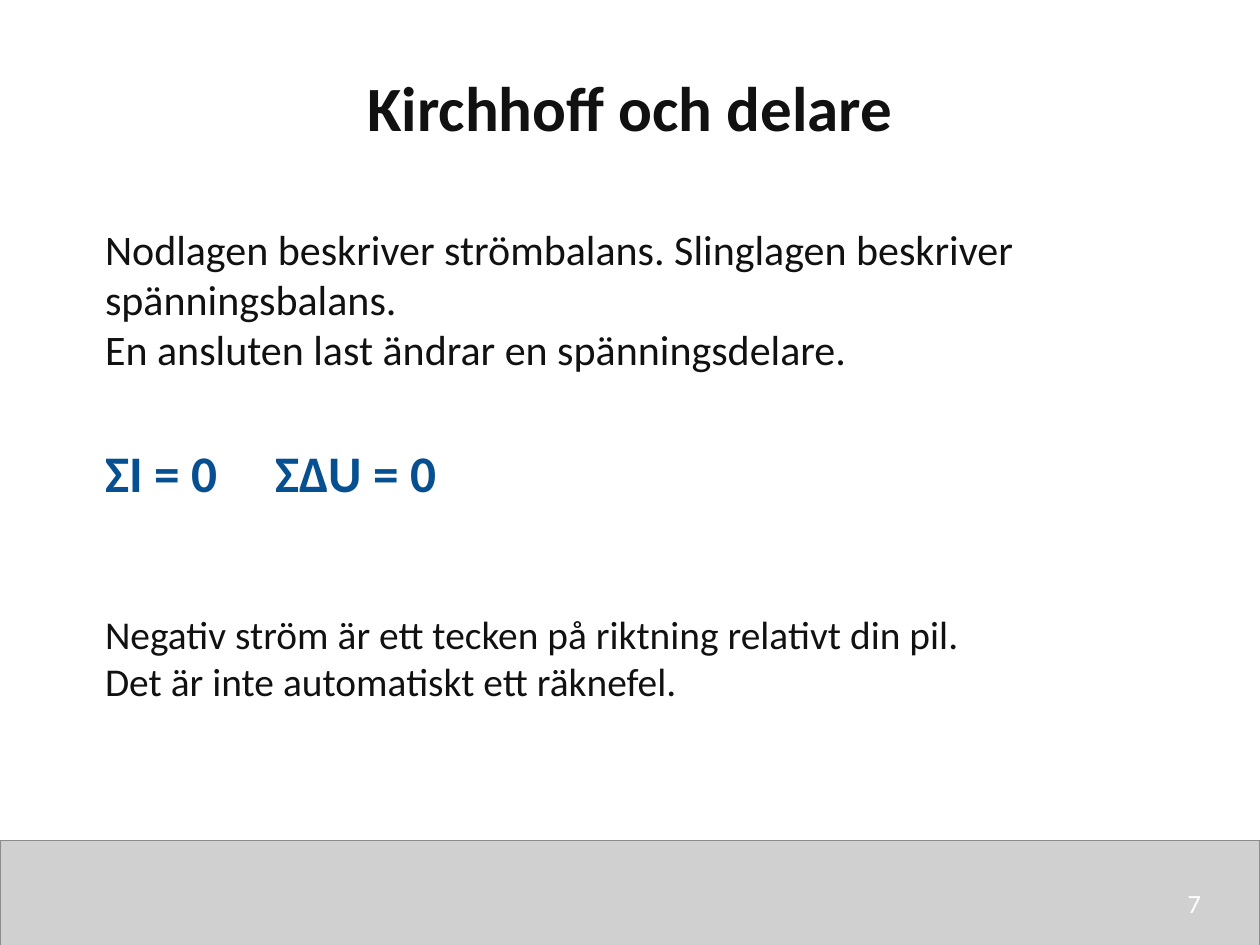
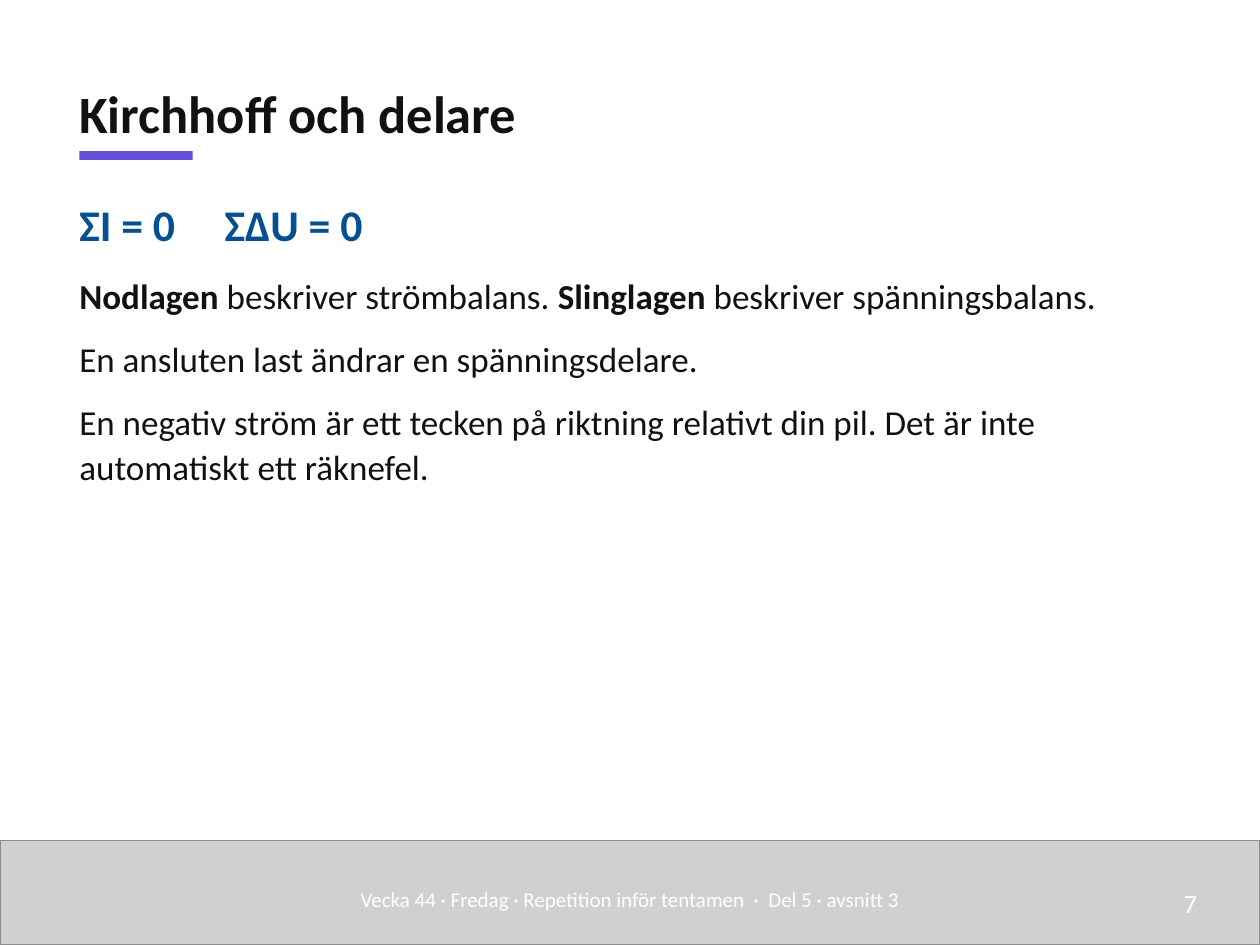
Before and after one commit to nj22az/nj22az.github.io, a slide deck: slide 7 of sjoskolan/vecka-45/aktuell/v45_03_Repetition_infor_tentamen_elev.pptx. Drawn at 1260x945 pixels with LibreOffice and Linux fonts; fonts in the diff are those of the drawing; grey boxes stand for pictures. Boxes give left, top, right and bottom in pixels: in the first picture for what was removed or moved away, otherwise in the second. Text is boxed around its words. In the diff, an @@ line names an element or a change of style, - is before the commit and + after.

```diff
--- a/sjoskolan/vecka-45/aktuell/v45_03_Repetition_infor_tentamen_elev.pptx
+++ b/sjoskolan/vecka-45/aktuell/v45_03_Repetition_infor_tentamen_elev.pptx
@@ text "Kirchhoff och delare": place and size @@
-text "Kirchhoff och delare" at (367,86,892,132)
+text "Kirchhoff och delare" at (79,96,517,134)
@@ text "Kirchhoff och delare" at (79,96,517,134): size 36 to 30 pt; alignment centre to left; line spacing 1 to 1.08; vertical alignment top to bottom @@
@@ rectangle added at (79,151,193,160), fill #6250D6 @@
@@ text at (79,212,1095,481): text changed; size 22.5 to 20 pt @@
-Negativ ström är ett tecken på riktning relativt din pil.
-Det är inte automatiskt ett räknefel.
+ΣI = 0 ΣΔU = 0
+Nodlagen beskriver strömbalans. Slinglagen beskriver spänningsbalans.
+En ansluten last ändrar en spänningsdelare.
+En negativ ström är ett tecken på riktning relativt din pil. Det är inte automatiskt ett räknefel.
@@ text removed at (105,235,1013,373) @@
-Nodlagen beskriver strömbalans. Slinglagen beskriver spänningsbalans.
-En ansluten last ändrar en spänningsdelare.
@@ text removed at (105,458,437,493) @@
-ΣI = 0 ΣΔU = 0
@@ text added at (361,893,899,910), 12 pt, text #FFFFFF @@
+Vecka 44 · Fredag · Repetition inför tentamen · Del 5 · avsnitt 3
@@ text "7" at (1184,897,1197,913): line spacing 1 to 1.08 @@
```
Also in this commit, not shown: 10 other slides changed, 11 slides added, 25 slides removed, 52 other files.
